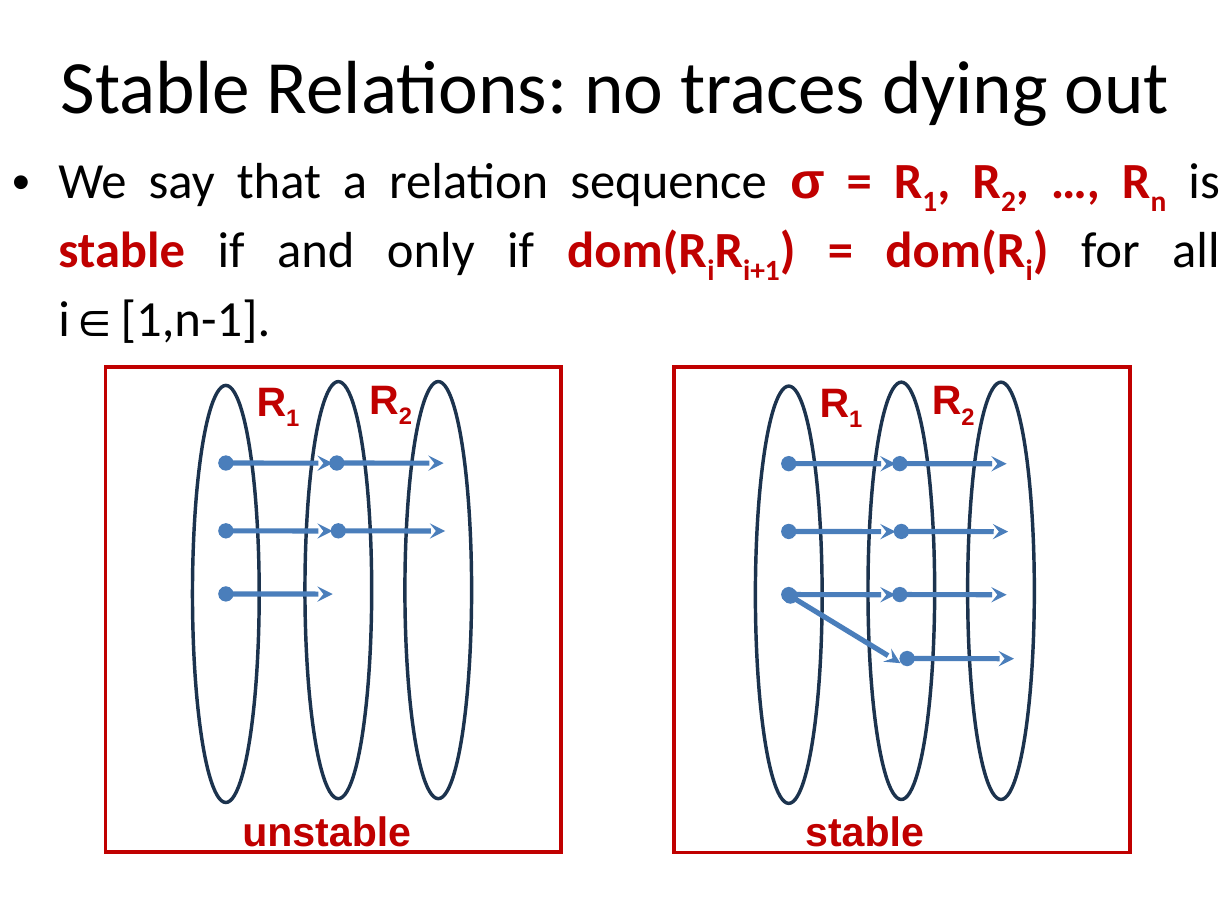
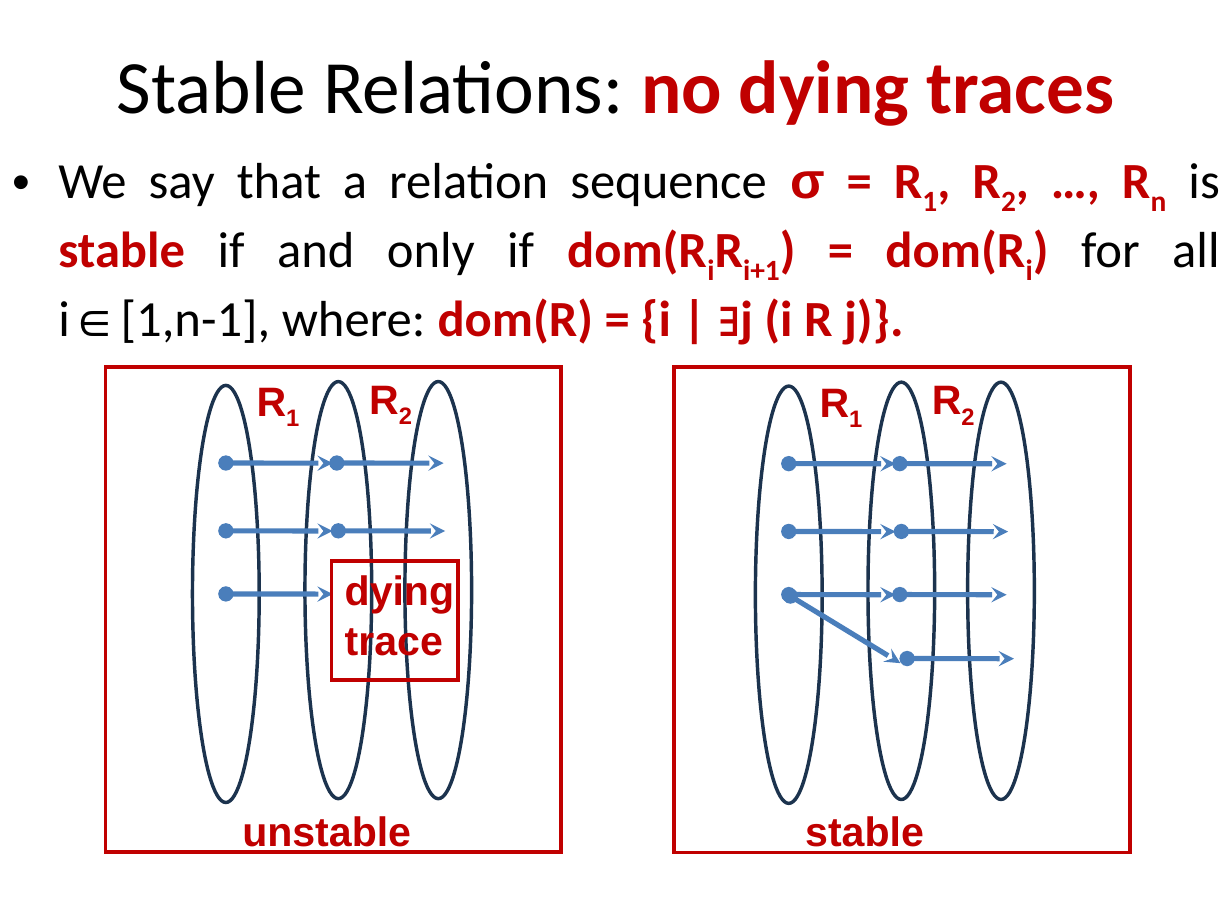
Before and after one commit to stefanoangeloberardi/GTC-injective, a slide deck: slide 10 of PDF/20260219-FUEFUKI24-Isawa Onsen-Injectivity-Slides.ppt. Drawn at 1232x924 pixels with LibreOffice and Linux fonts; fonts in the diff are those of the drawing. Boxes give left, top, right and bottom in pixels: in the first picture for what was removed or moved away, otherwise in the second. Text is boxed around its words. In the diff, an @@ line names an element or a change of style, - is before the commit and + after.

```diff
--- a/PDF/20260219-FUEFUKI24-Isawa Onsen-Injectivity-Slides.ppt
+++ b/PDF/20260219-FUEFUKI24-Isawa Onsen-Injectivity-Slides.ppt
@@ title at (117, 60, 1114, 126): text changed @@
-Stable Relations: no traces dying out
+Stable Relations: no dying traces
@@ text at (58, 163, 1219, 345): text changed @@
-• We say that a relation sequence σ = R1, R2, …, Rn is stable if and only if dom(RiRi+1) = dom(Ri) for all i∈[1,n-1].
+• We say that a relation sequence σ = R1, R2, …, Rn is stable if and only if dom(RiRi+1) = dom(Ri) for all i∈[1,n-1], where: dom(R) = {i | ∃j (i R j)}.
@@ rectangle added at (331, 562, 458, 680), outline #C00000 2.01 pt @@
@@ text added at (345, 573, 454, 663), 24 pt, text #C00000, bold @@
+dying
+trace
```
Also in this commit, not shown: 7 other slides changed, 2 slides added, 1 slide removed.
